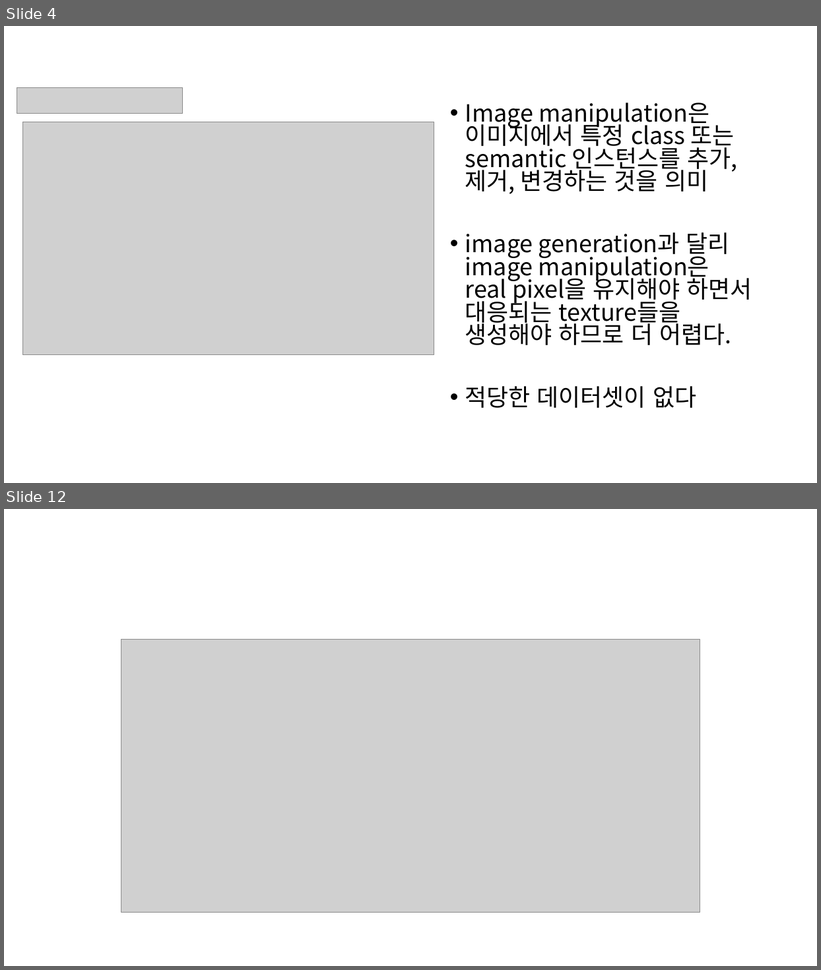
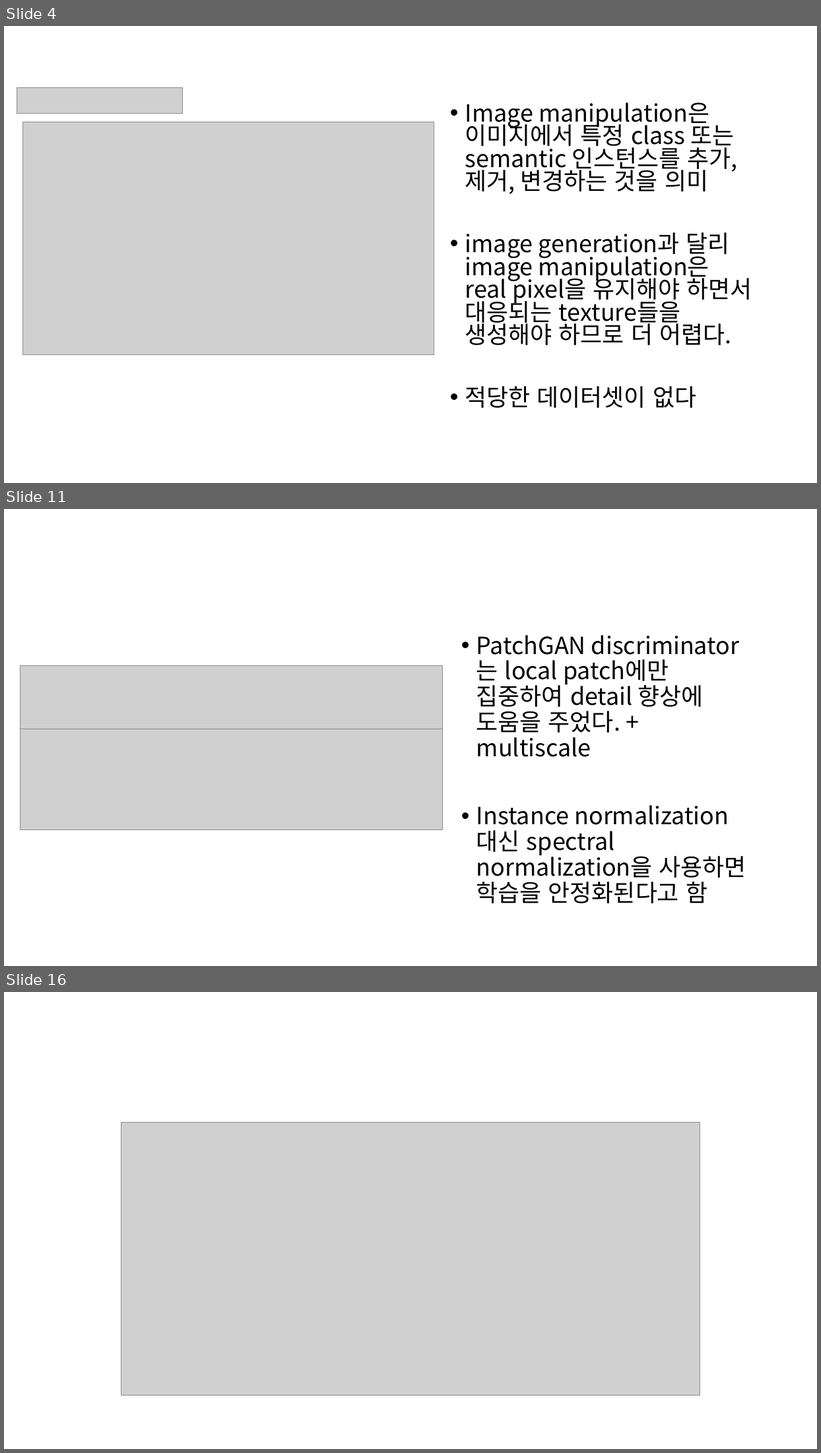
Before and after one commit to bbangsik13/paper-review, a slide deck: GAN/SESAME.pptx. Shown one above the other, each under a label of ours: slides 4 and 12 before the commit, slides 4, 11 and 16 after it; the slides between them are not shown. The pictures are 821x970 and 821x1453 pixels, drawn with LibreOffice and Linux fonts; fonts in the diff are those of the drawing; grey boxes stand for pictures. Boxes give left, top, right and bottom in pixels: in the first picture for what was removed or moved away, otherwise in the second. Text is boxed around its words. In the diff, an @@ line names an element or a change of style, - is before the commit and + after.

```diff
--- a/GAN/SESAME.pptx
+++ b/GAN/SESAME.pptx
@@ slide 11 added at [4, 509, 817, 966], background #FFFFFF @@
@@ text added at [477, 635, 746, 904], 28 pt, text #000000 @@
+• PatchGAN discriminator는 local patch에만 집중하여 detail 향상에 도움을 주었다. + multiscale
+• Instance normalization 대신 spectral normalization을 사용하면 학습을 안정화된다고 함
@@ picture added at [20, 666, 443, 730] @@
@@ picture added at [20, 721, 443, 830] @@
@@ what was slide 12 is now slide 16 @@
```
Also in this commit, not shown: 7 slides changed, 4 other slides added, 1 slide removed.
